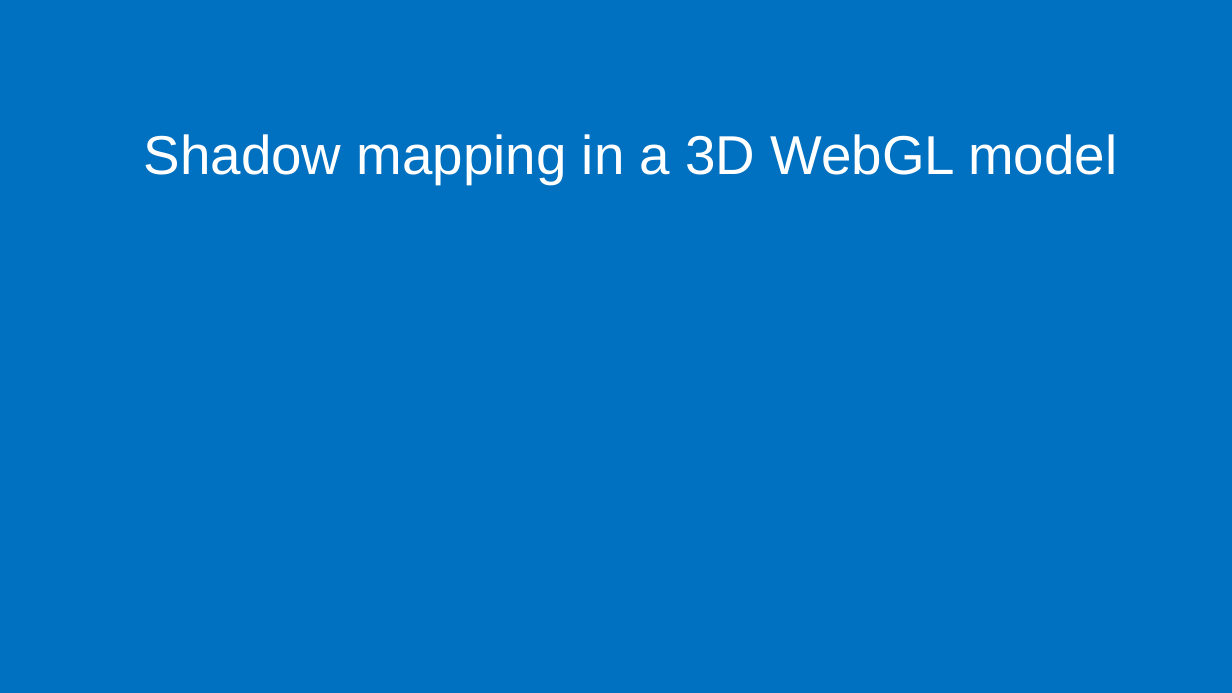
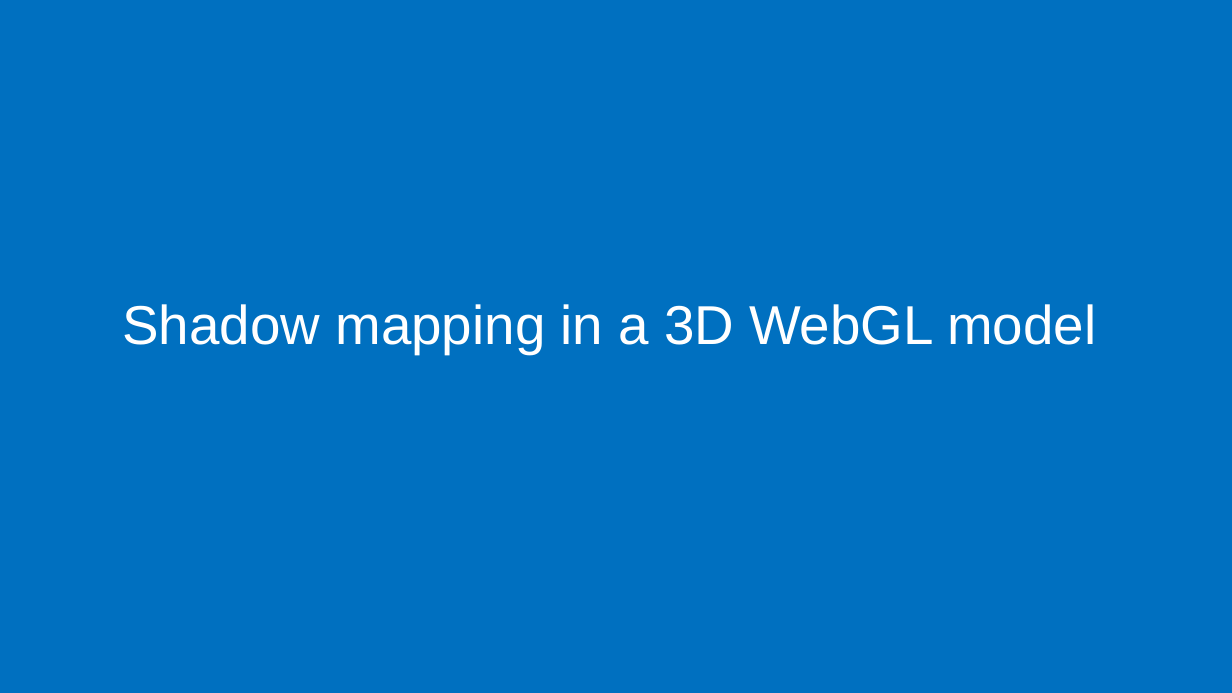
Before and after one commit to ThucNguyen007/cs460student, a slide deck: slide 2 of cs460Final.pptx. Drawn at 1232x693 pixels with LibreOffice and Linux fonts; fonts in the diff are those of the drawing. Boxes give left, top, right and bottom in pixels: in the first picture for what was removed or moved away, otherwise in the second. Text is boxed around its words. In the diff, an @@ line names an element or a change of style, - is before the commit and + after.

```diff
--- a/cs460Final.pptx
+++ b/cs460Final.pptx
@@ text "Shadow mapping in a 3D ..." moved from (x1=144, y1=134, x2=1117, y2=184) to (x1=123, y1=304, x2=1096, y2=354) @@
```
Also in this commit, not shown: 1 other slide changed, 1 slide added, 1 slide removed, 7 other files.
